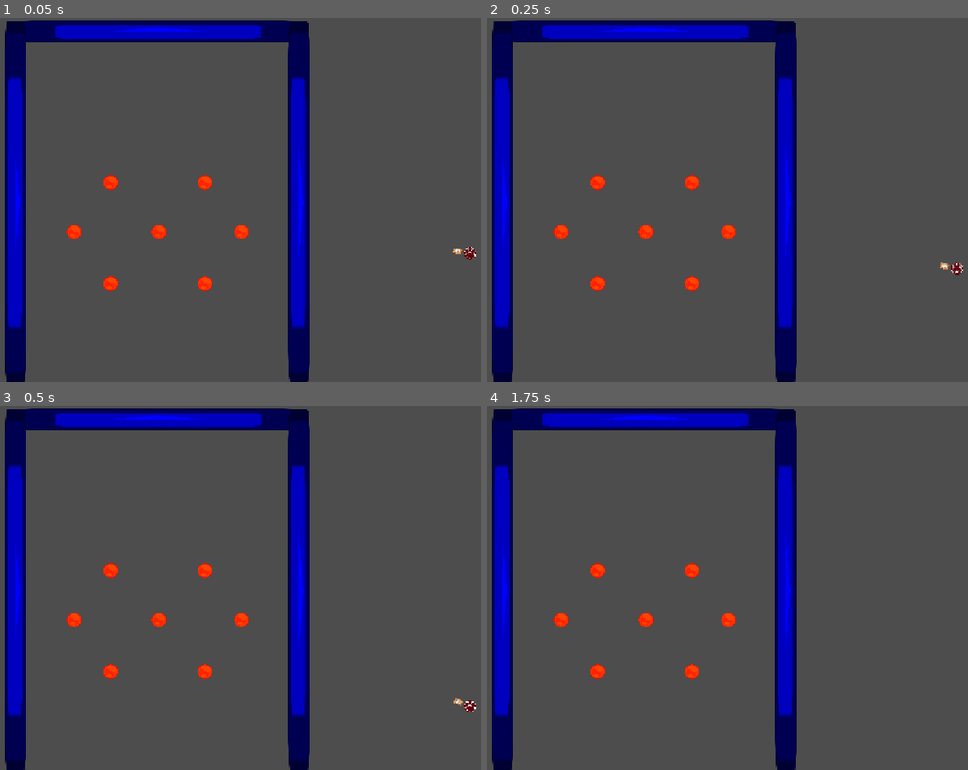
Above: before the commit, frames 1-4 (two rows, left to right).
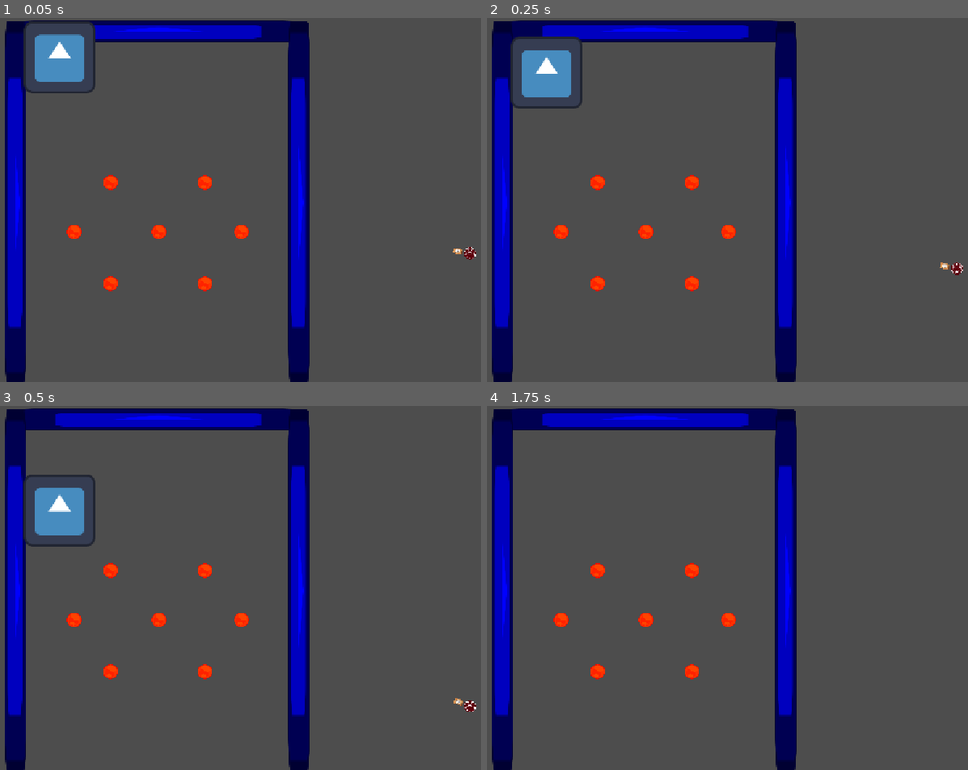
Above: after the commit, the same moments.

Repository: AstrrX3/Gamejam
Game: Godot game, scene res://test.tscn
Same seed, same stepped clock (60 frames per second), same inputs: the game is played once before the commit and once after it. The engine's default icon, where the game draws it, is replaced by a stand-in: a white triangle on a blue panel in a dark square.
Inputs (mouse positions are in pixels of both pictures, inside the frame that each line leads up to):
- Up to frame 1 (0.05 s): no input
- Up to frame 2 (0.25 s): no input
- Up to frame 3 (0.5 s): no input
- Up to frame 4 (1.75 s): move the mouse to (790, 569) at 0.52 s; click (790, 569) at 0.6 s; move the mouse to (515, 606) at 1.27 s; click (515, 606) at 1.35 s

The runs differ from the first frame. In frame 1, 2.2% of the frame differs, in the area x 4-20%, y 0-21%; in frame 2, 1.8%; in frame 3, 1.7%; in frame 4, nothing differs.

Commit message:
unfinished conz lemme add gravity
unfinished

Diff:
--- a/gay-plinko/coin.tscn
+++ b/gay-plinko/coin.tscn
@@ -2,36 +2,9 @@
 
 [ext_resource type="Texture2D" uid="uid://cprgnd6rngksp" path="res://icon.svg" id="1_d5gmh"]
 
-[sub_resource type="GDScript" id="GDScript_s5738"]
-resource_name = "zlotowka"
-script/source = "extends Node2D
+[node name="RigidBody2D" type="RigidBody2D" unique_id=35264023]
 
-@export var point_1: Vector2(50,50)
-@export var point_2: Vector2(1100,600)
+[node name="CollisionShape2D" type="CollisionShape2D" parent="." unique_id=1993439228]
 
-func get_random_point_inside(p1: Vector2, p2: Vector2) -> Vector2
-
-
-func _ready():
-	randomize()
-
-func _process(_delta):
-	if Input.is_action_just_pressed(lmb):
-		spawn_zlotuwa
-"
-
-[sub_resource type="CircleShape2D" id="CircleShape2D_s5738"]
-radius = 63.387695
-
-[node name="Node2D" type="Node2D" unique_id=849454680]
-script = SubResource("GDScript_s5738")
-
-[node name="zlotuwa" type="Area2D" parent="." unique_id=1498409624]
-
-[node name="Sprite2D" type="Sprite2D" parent="zlotuwa" unique_id=214781966]
-modulate = Color(1, 1, 0, 1)
-scale = Vector2(0.8590322, 0.8106273)
+[node name="Sprite2D" type="Sprite2D" parent="." unique_id=234650189]
 texture = ExtResource("1_d5gmh")
-
-[node name="CollisionShape2D" type="CollisionShape2D" parent="zlotuwa" unique_id=2098193805]
-shape = SubResource("CircleShape2D_s5738")
--- a/gay-plinko/haven.tscn
+++ b/gay-plinko/haven.tscn
@@ -3,6 +3,7 @@
 [ext_resource type="PackedScene" uid="uid://c67loyy3ede8g" path="res://sciany.tscn" id="1_7oneb"]
 [ext_resource type="PackedScene" uid="uid://brlvsdys076t0" path="res://peg.tscn" id="2_vcnv3"]
 [ext_resource type="PackedScene" uid="uid://cw0s1ry8x17pi" path="res://trójkąt.tscn" id="3_pix54"]
+[ext_resource type="PackedScene" uid="uid://b8u0svpxi5tgi" path="res://coin.tscn" id="4_55g31"]
 
 [node name="Node2D" type="Node2D" unique_id=1951845257]
 
@@ -55,3 +56,6 @@
 
 [node name="Camera2D" type="Camera2D" parent="." unique_id=1407160539]
 position = Vector2(-5, 5)
+
+[node name="Node2D" parent="." unique_id=849454680 instance=ExtResource("4_55g31")]
+position = Vector2(-181, -250)
--- a/gay-plinko/project.godot
+++ b/gay-plinko/project.godot
@@ -37,6 +37,11 @@
 "events": [Object(InputEventMouseButton,"resource_local_to_scene":false,"resource_name":"","device":-1,"window_id":0,"a …(256 unchanged characters)…
 ]
 }
+test_coin_spawn={
+"deadzone": 0.2,
+"events": [Object(InputEventKey,"resource_local_to_scene":false,"resource_name":"","device":-1,"window_id":0,"alt_pressed":false,"shift_pressed":false,"ctrl_pressed":false,"meta_pressed":false,"pressed":false,"keycode":0,"physical_keycode":81,"key_label":0,"unicode":113,"location":0,"echo":false,"script":null)
+]
+}
 
 [physics]
 
--- /dev/null
+++ b/gay-plinko/spawner.tscn
@@ -0,0 +1,36 @@
+[gd_scene format=3 uid="uid://3vr13r38vcum"]
+
+[sub_resource type="GDScript" id="GDScript_55g31"]
+resource_name = "coin_spawner"
+script/source = "extends Node2D
+
+@export var point_1: Vector2 = Vector2(1,0)
+@export var point_2: Vector2 = Vector2(1150,0)
+@onready var coin_bluprint: Resource = preload(\"res://coin.tscn\")
+
+func _ready():
+	randomize()
+
+func get_random_point_inside(point_1: Vector2, point_2: Vector2) -> Vector2:
+	var x_value: float = randf_range(point_1.x, point_2.x)
+	var random_point_inside: Vector2 = Vector2(x_value, 25)
+	return(random_point_inside)
+
+func spawn_coins():
+	var coin_instancja = coin_bluprint.instantiate()
+	var spawn_location: Vector2 = get_random_point_inside(point_1, point_2)
+	coin_instancja.set_position(spawn_location)
+	add_child(coin_instancja)
+
+
+
+func _process(_delta):
+	if Input.is_action_just_pressed(\"test_coin_spawn\"):
+		spawn_coins()
+"
+
+[node name="Node2D" type="Node2D" unique_id=1432049507]
+script = SubResource("GDScript_55g31")
+
+[node name="Camera2D" type="Camera2D" parent="." unique_id=78940127]
+position = Vector2(579, 324)
--- a/gay-plinko/sprite_2d.gd
+++ /dev/null
@@ -1 +0,0 @@
-extends Sprite2D
--- a/gay-plinko/zlotuwa.gd
+++ /dev/null
@@ -1 +0,0 @@
-extends Area2D
Not shown, removed: gay-plinko/sprite_2d.gd.uid
Not shown, removed: gay-plinko/zlotuwa.gd.uid
Not shown, added: gay-plinko/spawner.tscn8870612654.tmp
Not shown, added: gay-plinko/spawner.tscn8880636092.tmp
Not shown, added: gay-plinko/spawner.tscn8895552768.tmp
